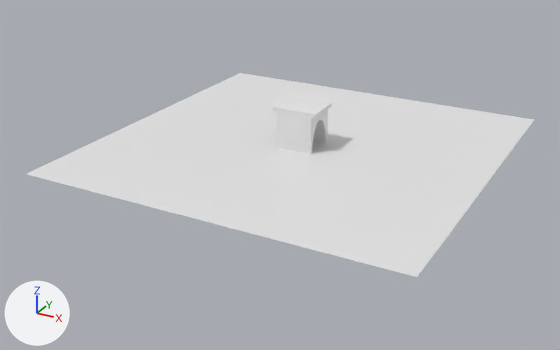
Renders of the Blender file BridgeArch.blend from each side of a commit.
Both versions are drawn from a 50 mm camera at (17.6, -34.4, 15.2) aimed at (-0.5, -1.5, -1.3). The axes (+X, +Y, +Z) are drawn at lower left. The lights are the same throughout.
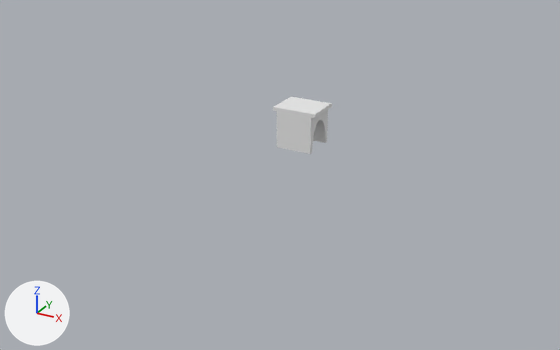
Where the change shows, as pixel boxes [x1, y1, x2, y2] in the pictures (560 x 350 px):
'Plane', hidden: before [27, 73, 534, 277]

The change, as a diff of the scene's bpy script:
```diff
--- a/BridgeArch.blend.py
+++ b/BridgeArch.blend.py
@@ ob_plane @@
 ob_plane.scale = (10.0, 10.0, 10.0)
+ob_plane.hide_set(True)
```
